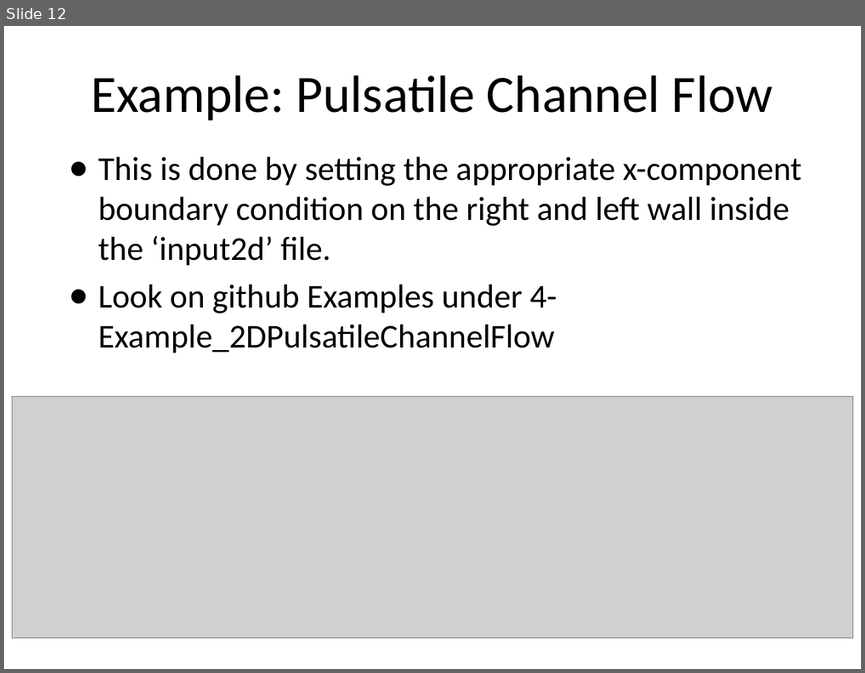
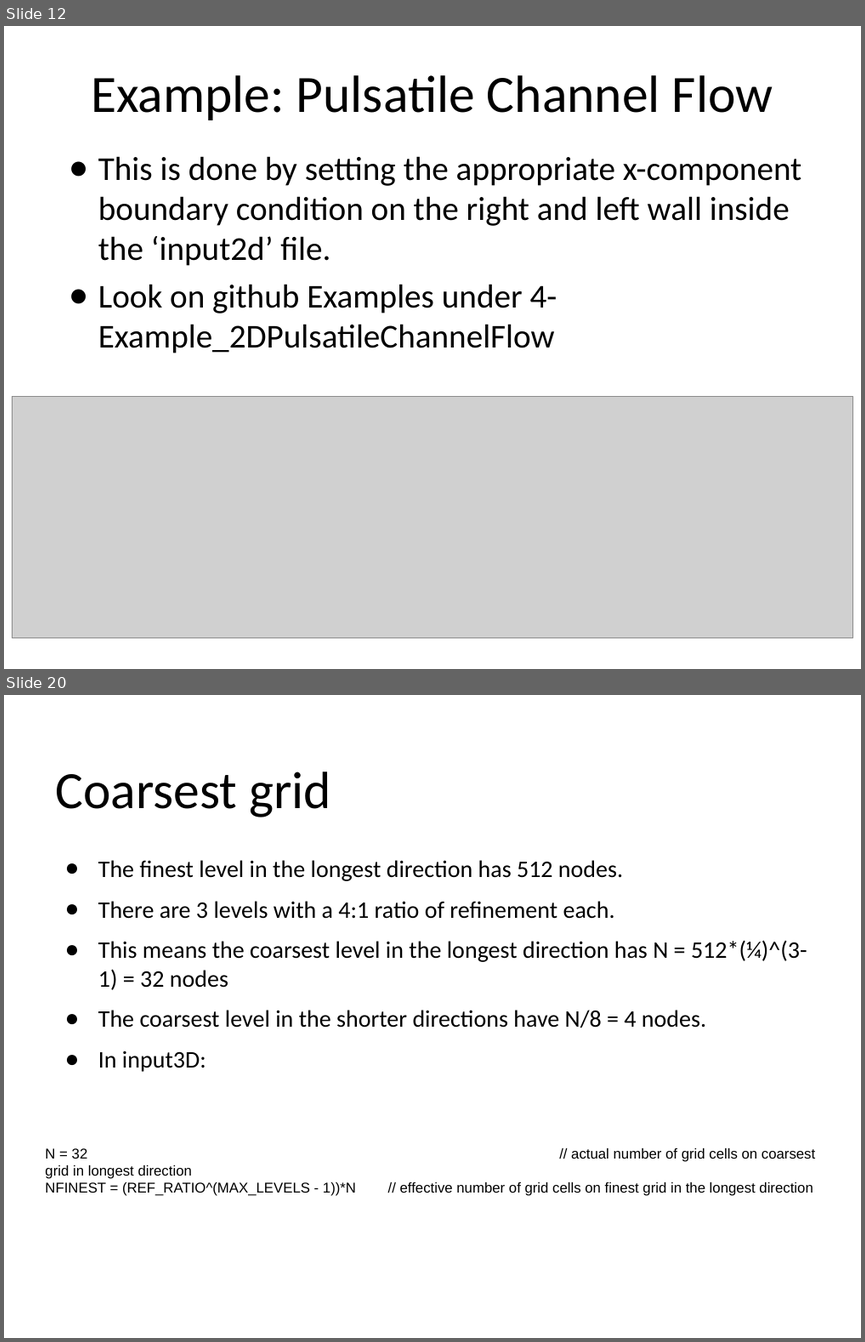
Before and after one commit to fairyflies9/IBAMR-Tutorials, a slide deck: IBAMR Lectures/Lecture 4 - IBAMR Tutorial_ Boundary Conditions.pptx. Shown one above the other, each under a label of ours: slide 12 before the commit, slides 12 and 20 after it; the slides between them are not shown. The pictures are 865x673 and 865x1342 pixels, drawn with LibreOffice and Linux fonts; fonts in the diff are those of the drawing; grey boxes stand for pictures. Boxes give left, top, right and bottom in pixels: in the first picture for what was removed or moved away, otherwise in the second. Text is boxed around its words. In the diff, an @@ line names an element or a change of style, - is before the commit and + after.

```diff
--- a/IBAMR Lectures/Lecture 4 - IBAMR Tutorial_ Boundary Conditions.pptx
+++ b/IBAMR Lectures/Lecture 4 - IBAMR Tutorial_ Boundary Conditions.pptx
@@ slide 20 added at (4,695,861,1338), background #FFFFFF @@
@@ title added at (55,771,331,817), 44 pt, text #000000 @@
+Coarsest grid
@@ text added at (98,860,807,1072), 20 pt, text #000000 @@
+● The finest level in the longest direction has 512 nodes.
+● There are 3 levels with a 4:1 ratio of refinement each.
+● This means the coarsest level in the longest direction has N = 512*(¼)^(3-1) = 32 nodes
+● The coarsest level in the shorter directions have N/8 = 4 nodes.
+● In input3D:
@@ text added at (45,1148,812,1196), 12 pt, text #000000 @@
+N = 32 // actual number of grid cells on coarsest grid in longest direction
+NFINEST = (REF_RATIO^(MAX_LEVELS - 1))*N // effective number of grid cells on finest grid in the longest direction
```
Also in this commit, not shown: 10 other slides added, 8 other files.
